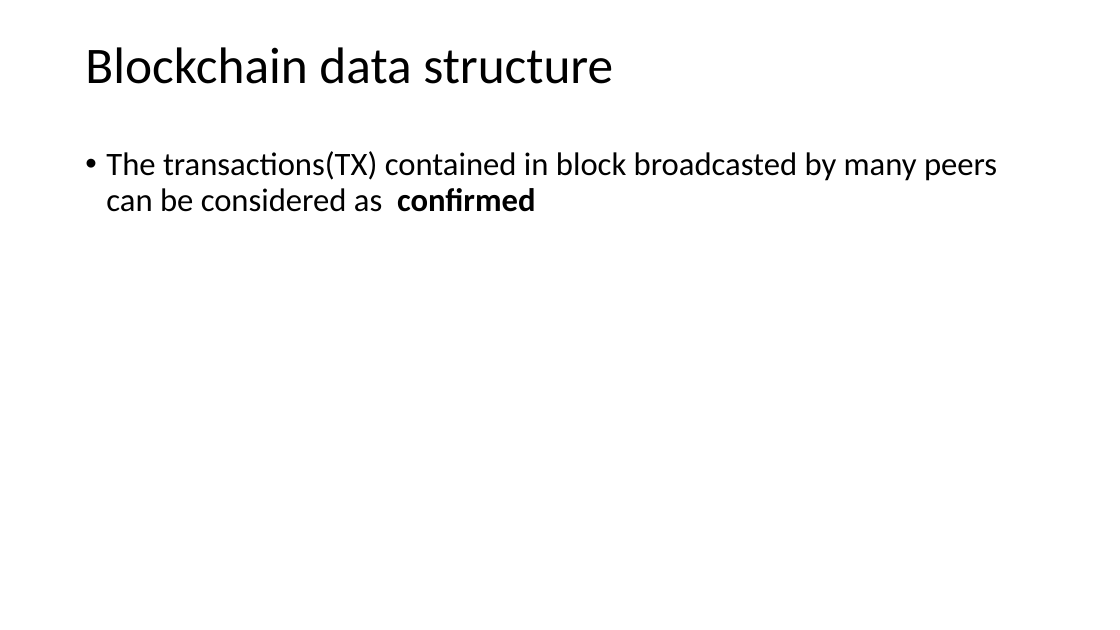
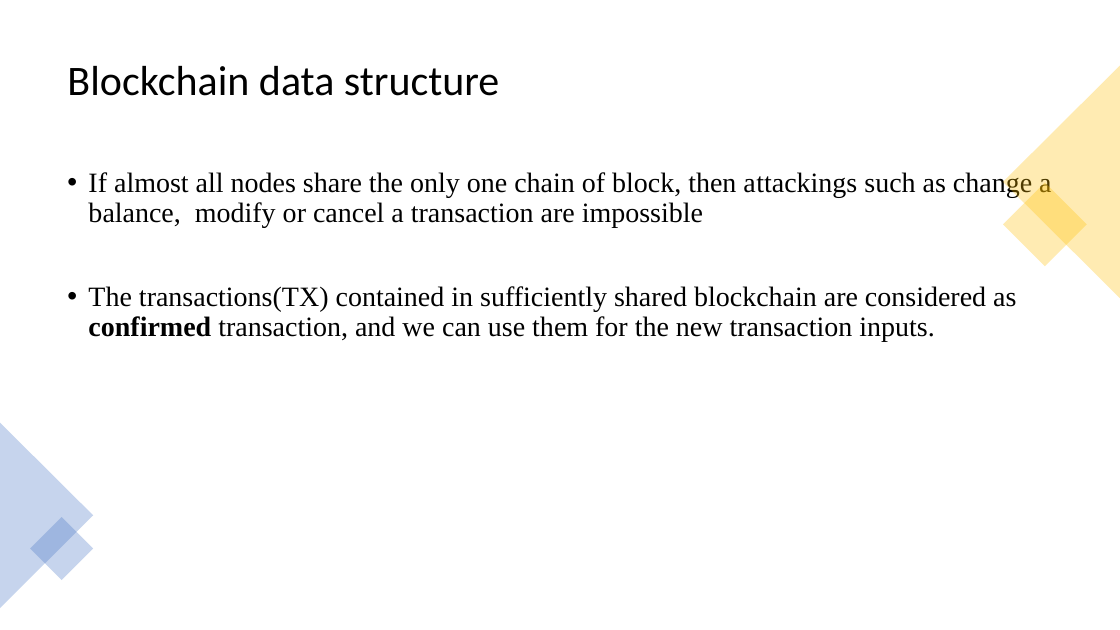
Before and after one commit to hikasenworkspace/stock_study, a slide deck: slide 14 of blockchain/bitcoin.pptx (slide 10 before the commit). Drawn at 1120x630 pixels with LibreOffice and Linux fonts; fonts in the diff are those of the drawing. Boxes give left, top, right and bottom in pixels: in the first picture for what was removed or moved away, otherwise in the second. Text is boxed around its words. In the diff, an @@ line names an element or a change of style, - is before the commit and + after.

```diff
--- a/blockchain/bitcoin.pptx
+++ b/blockchain/bitcoin.pptx
@@ title "Blockchain data structure": place and size @@
-title "Blockchain data structure" at [85,47,613,84]
+title "Blockchain data structure" at [67,66,499,96]
@@ title "Blockchain data structure" at [67,66,499,96]: size 44 to 36 pt @@
@@ triangle added at [1003,66,1120,298], fill #FFC000 at 30% opacity @@
@@ text at [88,170,1051,342]: text changed; size 28 to 24 pt; font Calibri to Times New Roman @@
-• The transactions(TX) contained in block broadcasted by many peers can be considered as confirmed
+• If almost all nodes share the only one chain of block, then attackings such as change a balance, modify or cancel a transaction are impossible
+• The transactions(TX) contained in sufficiently shared blockchain are considered as confirmed transaction, and we can use them for the new transaction inputs.
@@ rectangle added at [1003,183,1088,267], fill #FFC000 at 30% opacity @@
@@ triangle added at [0,423,93,608], fill #4472C4 at 30% opacity @@
@@ rectangle added at [30,517,93,580], fill #4472C4 at 30% opacity @@
```
Also in this commit, not shown: 7 other slides changed, 4 slides added, 2 other files.
